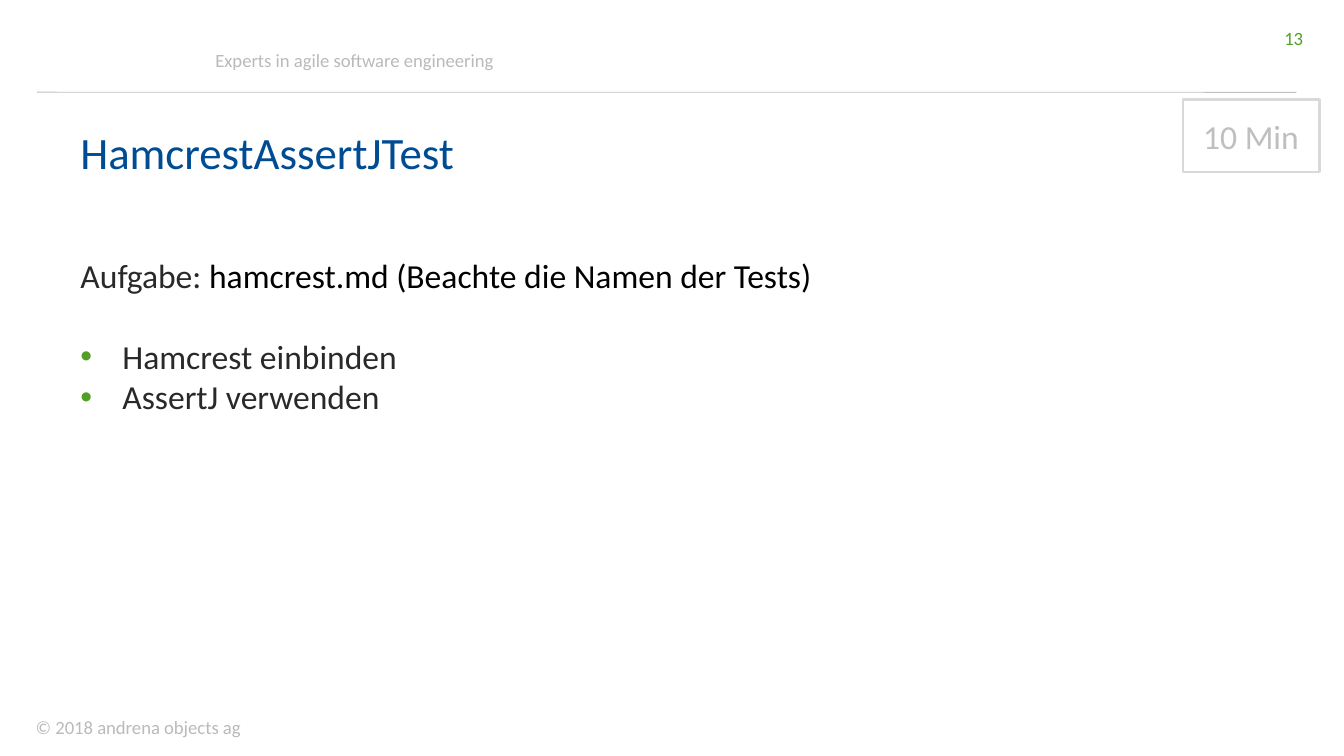
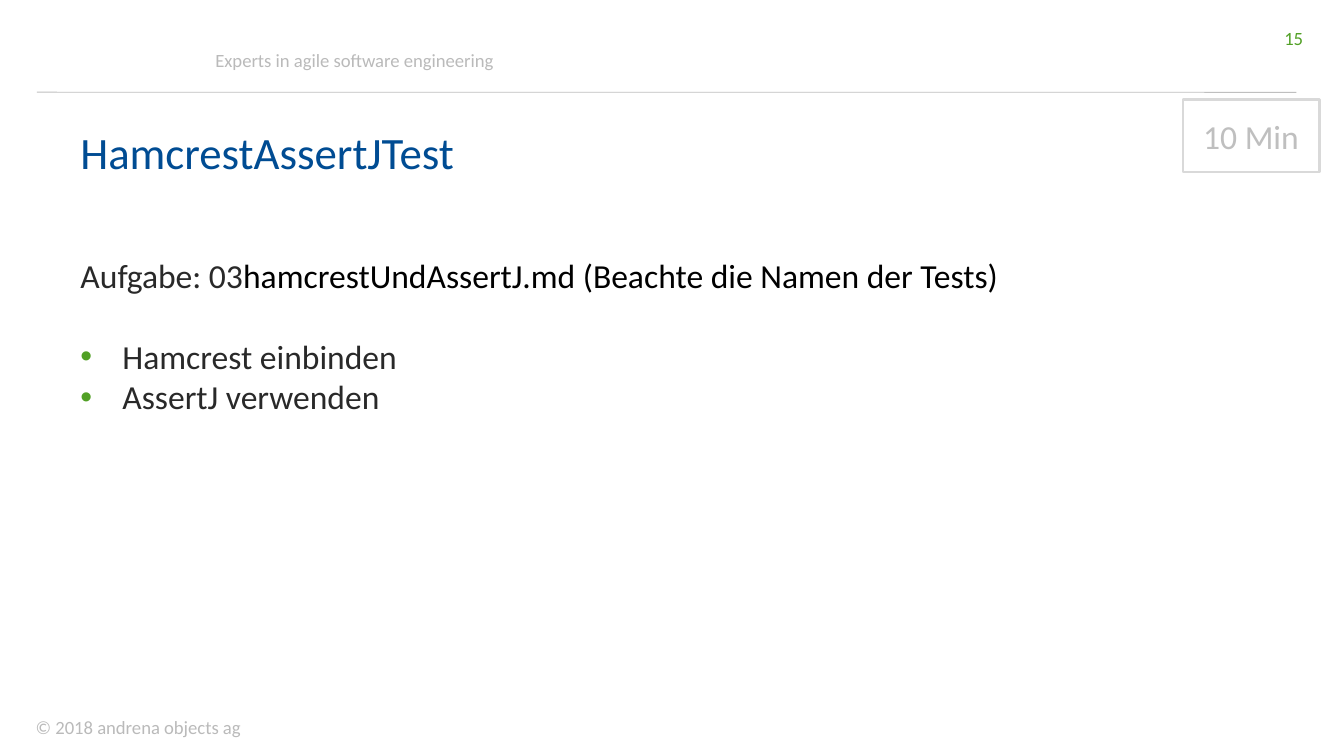
Before and after one commit to andrena/junit5-workshop-et-ka-2018, a slide deck: slide 15 of files/Folien.pptx (slide 13 before the commit). Drawn at 1344x756 pixels with LibreOffice and Linux fonts; fonts in the diff are those of the drawing; background and template pictures are left out. Boxes give left, top, right and bottom in pixels: in the first picture for what was removed or moved away, otherwise in the second. Text is boxed around its words. In the diff, an @@ line names an element or a change of style, - is before the commit and + after.

```diff
--- a/files/Folien.pptx
+++ b/files/Folien.pptx
@@ page number at bbox=[1284, 33, 1303, 45]: text changed @@
-13
+15
@@ text at bbox=[80, 263, 997, 294]: text changed @@
-Aufgabe: hamcrest.md (Beachte die Namen der Tests)
+Aufgabe: 03hamcrestUndAssertJ.md (Beachte die Namen der Tests)
```
Also in this commit, not shown: 10 other slides changed, 13 slides added.
